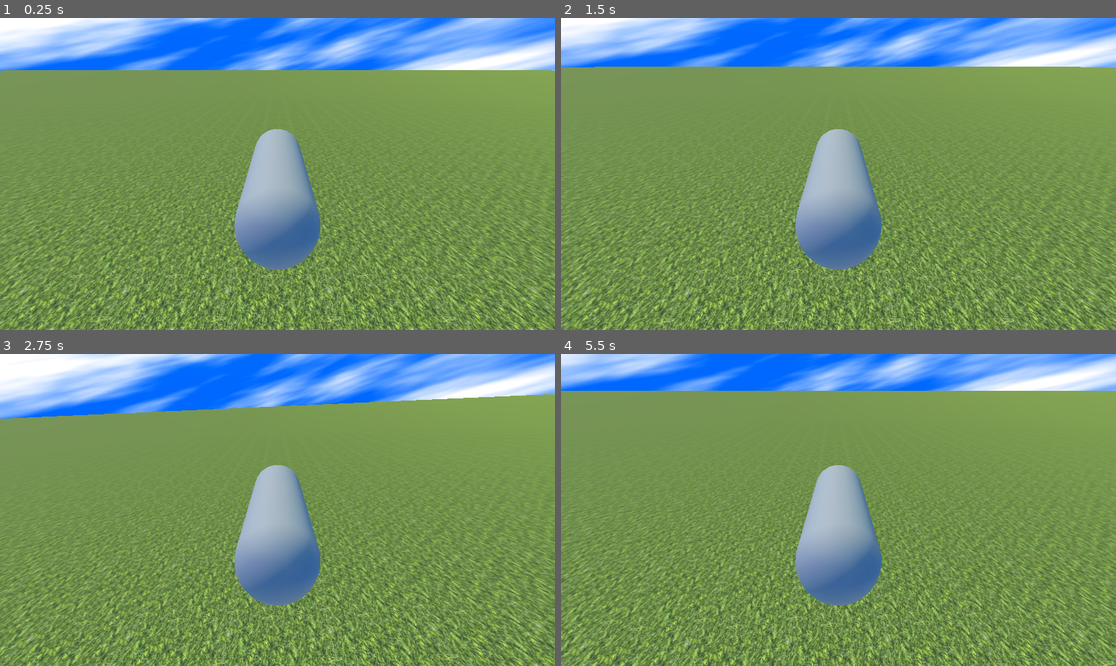
Above: before the commit, frames 1-4 (two rows, left to right).
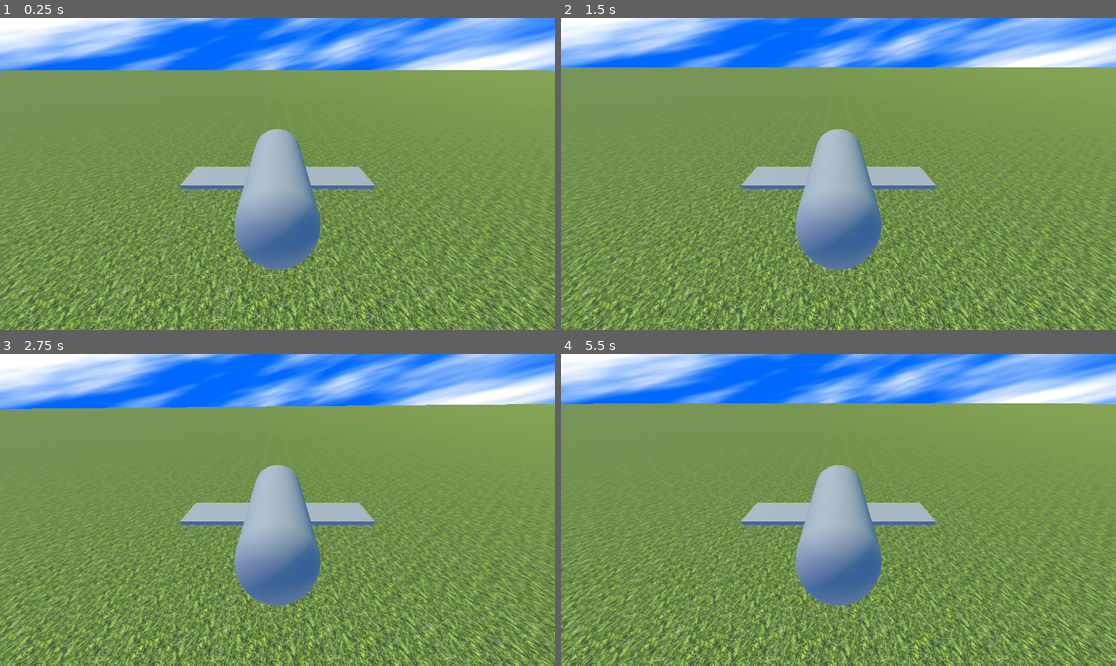
Above: after the commit, the same moments.

Repository: Chris-El-Hachem/plane-simulation
Game: Godot game, scene res://First Demo/world.tscn
The game is run twice, just before and just after one commit, with the same random seed, the same clock (stepped at 60 frames per second) and the same inputs.
Inputs:
- Up to frame 1 (0.25 s): no input
- Up to frame 2 (1.5 s): tap Enter at 0.5 s; hold E (roll right) 0.53-1.28 s; tap B (anti-roll toggle, bound only after the commit) at 0.6, 1.35 s; hold W (pitch down) from 1.28 s (still down)
- Up to frame 3 (2.75 s): release W (pitch down) at 2.03 s; hold E (roll right) from 2.03 s (still down); tap B (anti-roll toggle, bound only after the commit) at 2.1 s
- Up to frame 4 (5.5 s): release E (roll right) at 2.78 s; hold S (pitch up) 2.78-3.53 s; tap B (anti-roll toggle, bound only after the commit) every 0.75 s from 2.85 to 5.1 s; hold Q (roll left) 3.53-5.03 s; hold W (pitch down) from 5.03 s (still down)

The runs differ from the first frame. In frame 1, 1.5% of the frame differs, in the area x 32-68%, y 47-55%; in frame 2, 2.7%; in frame 3, 26%; in frame 4, 32%, in the area x 0-100%, y 0-100%.

Commit message:
Controls rework and new forces
I kinda fixed the issue of the undesirable roll by giving the user two modes, one where the plane tends towards a neutral roll and one where the user has to directly control roll amongst other rotations. I also added a few other forces and torques to improve the feel and "accuracy" of the simulation

Diff:
--- a/First Demo/simplified_torque_plane.gd
+++ b/First Demo/simplified_torque_plane.gd
@@ -4,7 +4,7 @@
 # https://www.youtube.com/watch?v=7vAHo2B1zLc
 # https://github.com/vazgriz/FlightSim
 
-var wind: Vector3 = Vector3.ZERO
+var wind: Vector3 = Vector3.RIGHT * 0
 
 var max_thrust: float = 5000
 
@@ -12,17 +12,34 @@
 var max_drag_coefficient: float = 3
 
 @export var lift_curve: Curve
-var base_angle_of_attack: float = 4
+var base_angle_of_attack: float = 4 # deg
 var lift_power: float = 30
 
+var yaw_force_power: float = 5
+
 var angular_drag_coefficient: float = 1
+
+var weathervane_torque_coefficient: float = 50
 
 var turning_speed: float = 1 # rad/s
 var steering_responsiveness: float = 50000
 
+var max_banking_angle: float = 60 # deg
+
+var anti_roll: bool = true
+
 func _physics_process(delta: float) -> void:
+	var yaw_input: float = Input.get_axis("yaw left", "yaw right")
+	var pitch_input: float = Input.get_axis("pitch down", "pitch up")
+	var roll_input: float = Input.get_axis("roll left", "roll right")
+	var thrust_input: float = Input.get_action_strength("thrust")
+
+	if Input.is_action_just_pressed("anti-roll toggle"):
+		anti_roll = !anti_roll
+		print("Anti-Roll: " + str(anti_roll))
+
 	var thrust_direction: Vector3 = -basis.z
-	var thrust_magnitude: float = Input.get_action_strength("thrust") * max_thrust
+	var thrust_magnitude: float = thrust_input * max_thrust
 	var thrust: Vector3 = thrust_magnitude * thrust_direction
 	apply_central_force(thrust)
 
@@ -41,13 +58,35 @@
 	var lift: Vector3 = lift_power * lift_coefficient * lift_air_flow.length_squared() * lift_direction
 	apply_central_force(lift)
 
+	var yaw_force_direction: Vector3 = basis.x
+	var yaw_force_air_flow: Vector3 = global_basis.inverse() * local_air_velocity
+	yaw_force_air_flow.y = 0
+	var yaw_angle_of_attack: float = yaw_input * 6 + rad_to_deg(atan2(yaw_force_air_flow.x, yaw_force_air_flow.z))
+	var yaw_force_coefficient: float = lift_curve.sample(yaw_angle_of_attack)
+	var yaw_force: Vector3 = yaw_force_power * yaw_force_coefficient * yaw_force_air_flow.length_squared() * yaw_force_direction
+	apply_central_force(yaw_force)
+
+	# This torque acts to reduce the angular velocity
 	var angular_drag: Vector3 = angular_drag_coefficient * angular_velocity.length_squared() * -angular_velocity.normalized()
 	apply_torque(angular_drag)
 
-	var yaw_input: float = Input.get_axis("yaw left", "yaw right")
-	var pitch_input: float = Input.get_axis("pitch up", "pitch down")
-	var roll_input: float = Input.get_axis("roll left", "roll right")
-	var desired_angular_velocity: Vector3 = Vector3(-pitch_input, -yaw_input, -roll_input).normalized() * turning_speed
-	var steering_error: Vector3 = desired_angular_velocity - global_basis.inverse() * angular_velocity
-	var steering_input: Vector3 = global_basis * steering_error * steering_responsiveness
-	apply_torque(steering_input)
+	# This torque pushes the plane to directly face air flow
+	var weathervane_torque: Vector3 = basis.z.cross(local_air_velocity.normalized()) * local_air_velocity.length_squared() * weathervane_torque_coefficient
+	apply_torque(weathervane_torque)
+
+	var world_angular_velocity: Vector3 = global_basis.inverse() * angular_velocity
+	var desired_angular_velocity: Vector3
+	if anti_roll:
+		desired_angular_velocity = Vector3(pitch_input, 0, 0).normalized() * turning_speed
+	else:
+		desired_angular_velocity = Vector3(pitch_input, -yaw_input, -roll_input).normalized() * turning_speed
+	var steering_error: Vector3 = desired_angular_velocity - world_angular_velocity
+	var steering_torque: Vector3 = global_basis * steering_error * steering_responsiveness
+	apply_torque(steering_torque)
+
+	if anti_roll:
+		var banking_torque_direction: Vector3 = basis.z
+		var banking_angle: float = -yaw_input * max_banking_angle
+		var banking_error: float = deg_to_rad(banking_angle) - rotation.z
+		var banking_torque: Vector3 = banking_error * banking_torque_direction * 70000
+		apply_torque(banking_torque)
--- a/First Demo/simplified_torque_plane.tscn
+++ b/First Demo/simplified_torque_plane.tscn
@@ -10,6 +10,9 @@
 [sub_resource type="CapsuleMesh" id="CapsuleMesh_bdlyh"]
 radius = 1.5
 height = 10.0
+
+[sub_resource type="BoxMesh" id="BoxMesh_gxq3a"]
+size = Vector3(9, 2, 0.2)
 
 [sub_resource type="BoxShape3D" id="BoxShape3D_5c78l"]
 size = Vector3(9.794312, 3.1469727, 9.377319)
@@ -27,5 +30,9 @@
 transform = Transform3D(1, 0, 0, 0, -4.371139e-08, -1, 0, 1, -4.371139e-08, 0, 0, 0)
 mesh = SubResource("CapsuleMesh_bdlyh")
 
+[node name="MeshInstance3D2" type="MeshInstance3D" parent="."]
+transform = Transform3D(1, 0, 0, 0, -4.371139e-08, -1, 0, 1, -4.371139e-08, 0, 0, 0)
+mesh = SubResource("BoxMesh_gxq3a")
+
 [node name="CollisionShape3D" type="CollisionShape3D" parent="."]
 shape = SubResource("BoxShape3D_5c78l")
--- a/project.godot
+++ b/project.godot
@@ -59,3 +59,9 @@
 , Object(InputEventKey,"resource_local_to_scene":false,"resource_name":"","device":-1,"window_id":0,"alt_pressed":false …(183 unchanged characters)…
 ]
 }
+"anti-roll toggle"={
+"deadzone": 0.2,
+"events": [Object(InputEventJoypadButton,"resource_local_to_scene":false,"resource_name":"","device":-1,"button_index":2,"pressure":0.0,"pressed":false,"script":null)
+, Object(InputEventKey,"resource_local_to_scene":false,"resource_name":"","device":-1,"window_id":0,"alt_pressed":false,"shift_pressed":false,"ctrl_pressed":false,"meta_pressed":false,"pressed":false,"keycode":0,"physical_keycode":66,"key_label":0,"unicode":98,"location":0,"echo":false,"script":null)
+]
+}
Not shown: 1 places in First Demo/simplified_torque_plane.tscn that only renumber resources
